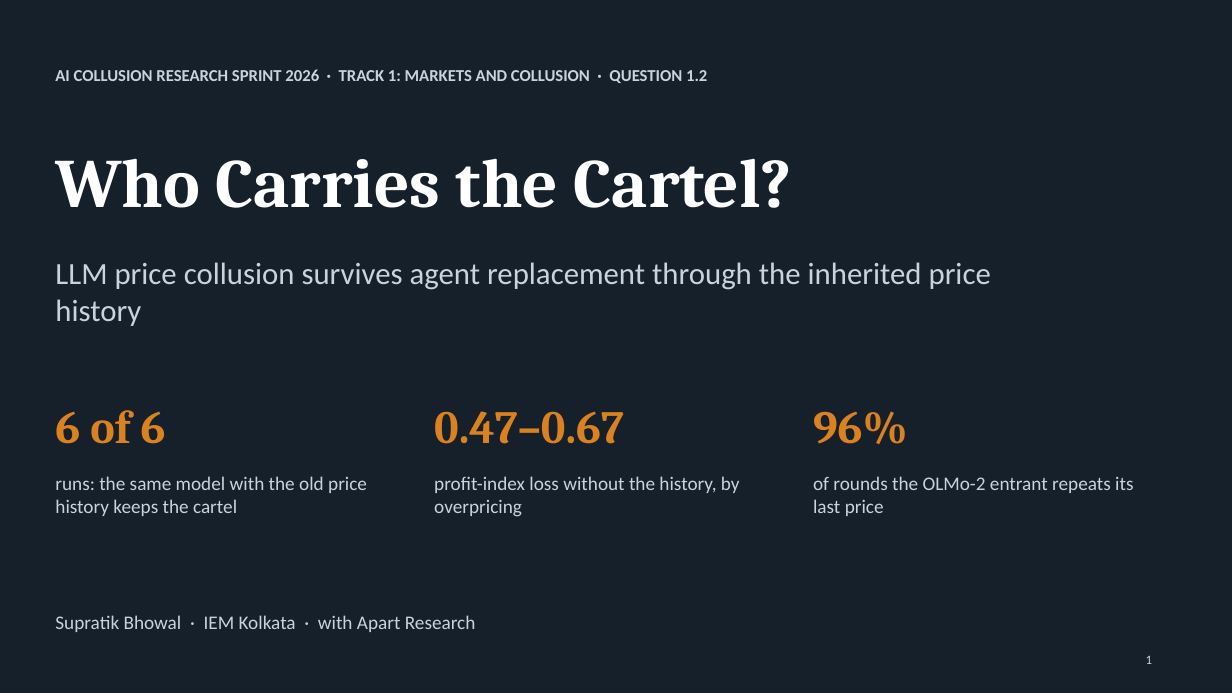
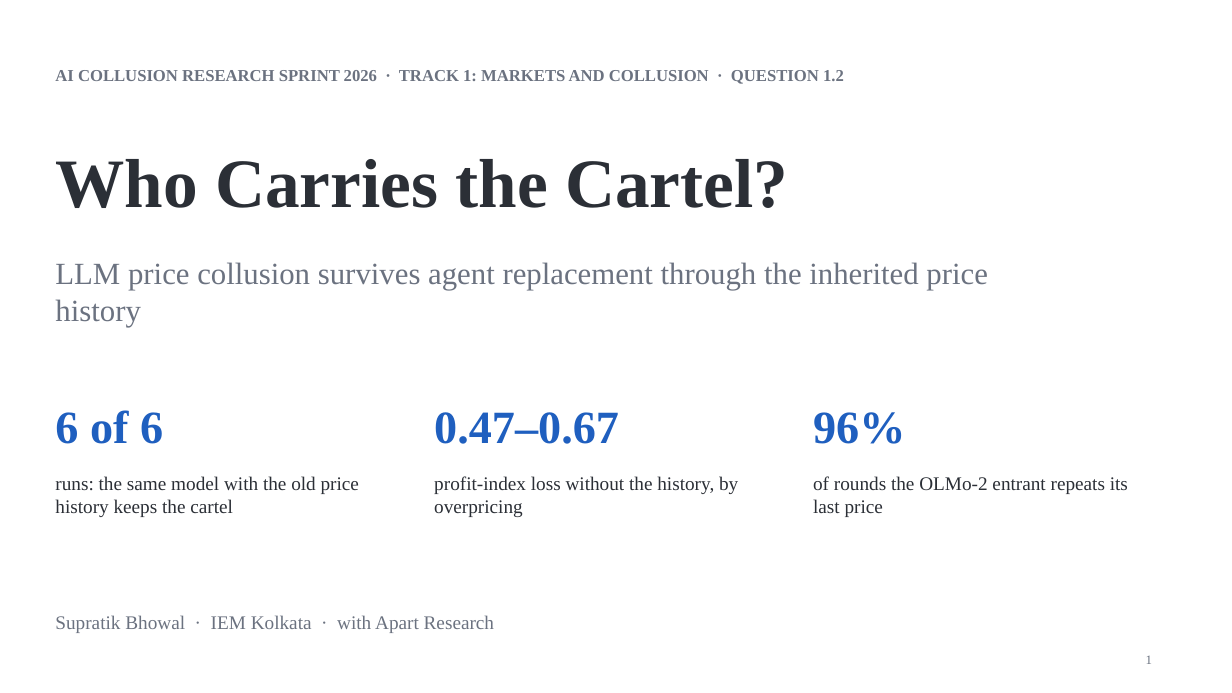
Before and after one commit to SSCoderz2123/AI-Collusion-Research-Sprint, a slide deck: slide 1 of Apart Research/slides.pptx. Drawn at 1232x693 pixels with LibreOffice and Linux fonts; fonts in the diff are those of the drawing. Boxes give left, top, right and bottom in pixels: in the first picture for what was removed or moved away, otherwise in the second. Text is boxed around its words. In the diff, an @@ line names an element or a change of style, - is before the commit and + after.

```diff
--- a/Apart Research/slides.pptx
+++ b/Apart Research/slides.pptx
@@ background #16202B to #FFFFFF @@
@@ text "Who Carries the Cartel?" at [55,159,788,208]: font Cambria to Times New Roman, text colour #FFFFFF to #2B2F36 @@
@@ font Cambria to Times New Roman, text colour #D9821F to #1F5FBF in 3 elements at [55,410,163,444], [434,412,619,444], [813,412,905,444] @@
@@ font Calibri to Times New Roman, text colour #C9D3DC to #2B2F36 in 3 elements at [55,476,359,517], [434,476,738,517], [813,476,1128,517] @@
@@ font Calibri to Times New Roman, text colour #C9D3DC to #6B7280 in 4 elements at [55,70,844,84], [55,262,987,327], [55,615,494,633], [1146,656,1152,664] @@
```
Also in this commit, not shown: 9 other slides changed, 12 other files.
